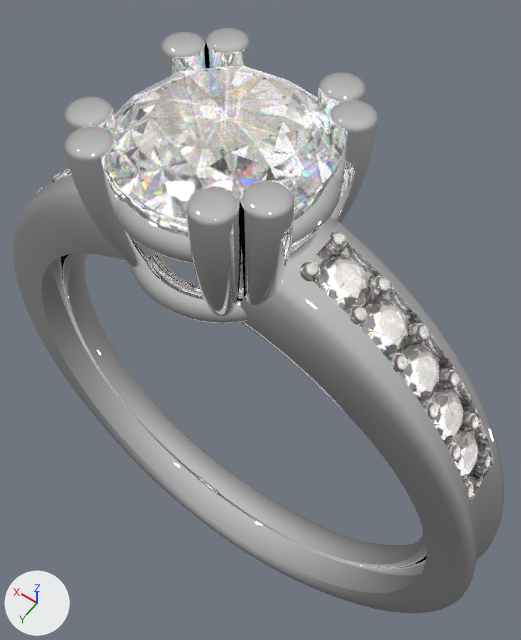
The glTF model scene2.gltf as it was, and as the next commit left it.
Before and after are seen from a 50 mm camera at (-7.86, 9.46, 20.79) aimed at (0.26, -1.9, 2.94). Every picture has the same lights, and +X, +Y and +Z are marked at lower left. Where no turn or scale is listed for an object, it has been applied to the vertices.

In view in the first picture: 'perfectDiamondRing'.
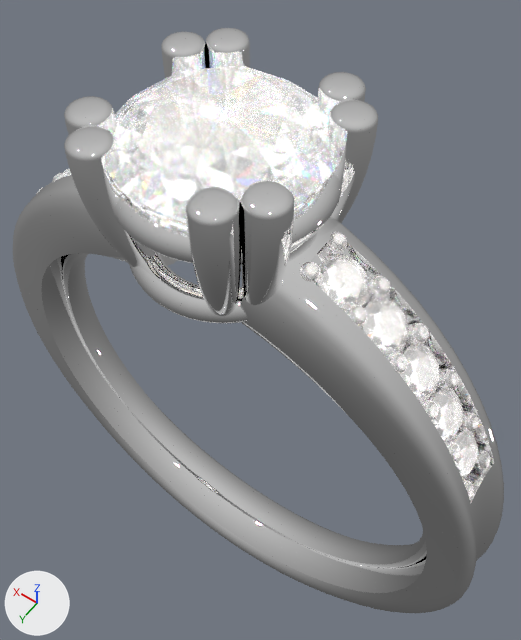
Pixel boxes [x1, y1, x2, y2] of what changed, in the pictures (521 x 640 px):
'perfectDiamondRing', surface changed
    both: [36, 47, 497, 506]

Diff of the bpy script that builds the scene:
```diff
--- a/scene2.gltf.py
+++ b/scene2.gltf.py
@@ mat_diamond_001 @@
 n0 = _N.new('ShaderNodeBsdfPrincipled'); n0.name = 'Principled BSDF'
+n0.inputs[0].default_value = (1.0, 1.0, 1.0, 1.0)  # 'Base Color', white #ffffff
 n0.inputs[1].default_value = 1.0  # 'Metallic'
 n0.inputs[2].default_value = 0.0  # 'Roughness'
+n0.inputs[4].default_value = 0.7  # 'Alpha'
 n0.inputs[28].default_value = 1.0  # 'Emission Strength'
@@ mat_diamond_001 @@
 n2.image = img_diamondringcolor2
-n3 = _N.new('ShaderNodeMath'); n3.name = 'Math'
-n3.operation = 'MULTIPLY'
-n3.inputs[1].default_value = 0.7  # 'Value'
-n4 = _N.new('ShaderNodeTexImage'); n4.name = 'Image Texture.001'
-n4.image = img_diamondringcolor2
 _L.new(n0.outputs[0], n1.inputs[0])  # 'BSDF' to 'Surface'
 _L.new(n2.outputs[0], n0.inputs[27])  # 'Color' to 'Emission Color'
-_L.new(n3.outputs[0], n0.inputs[4])  # 'Value' to 'Alpha'
-_L.new(n4.outputs[0], n0.inputs[0])  # 'Color' to 'Base Color'
-_L.new(n4.outputs[1], n3.inputs[0])  # 'Alpha' to 'Value'
```
